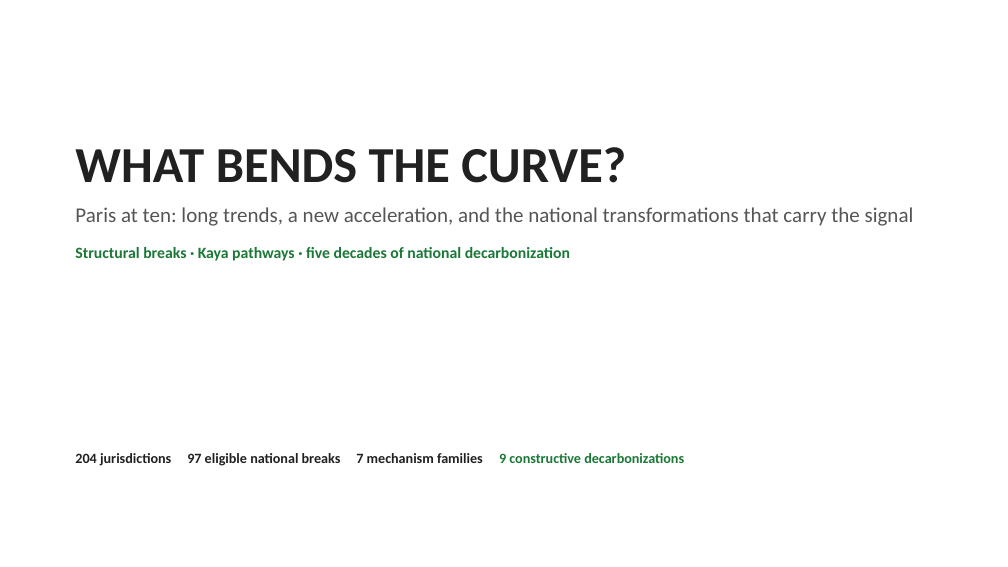
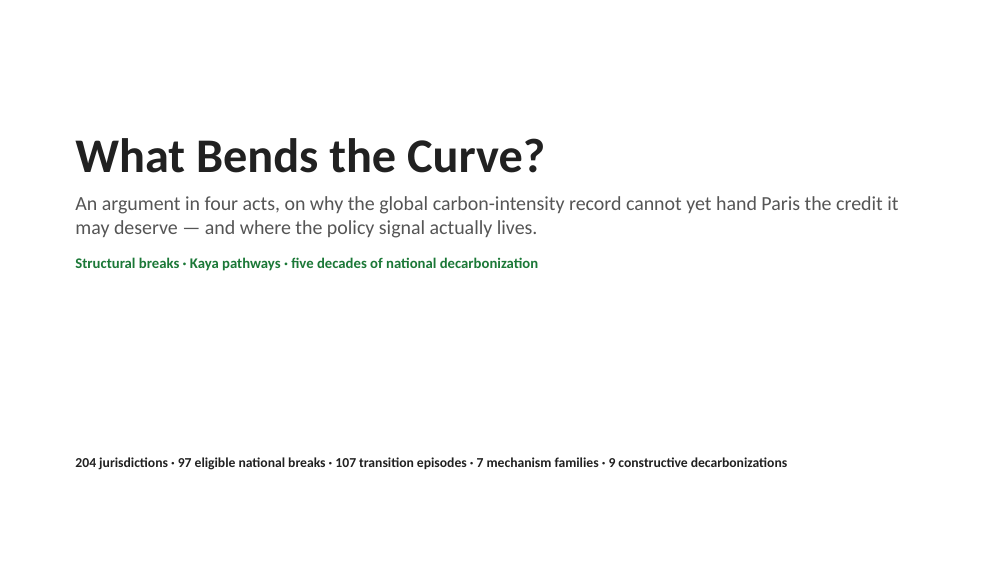
Before and after one commit to cwejnert/HDI-Happiness, a slide deck: slide 1 of carbon_breakpoints_takeaway_figures/what_bends_the_curve_final.pptx. Drawn at 1008x567 pixels with LibreOffice and Linux fonts; fonts in the diff are those of the drawing. Boxes give left, top, right and bottom in pixels: in the first picture for what was removed or moved away, otherwise in the second. Text is boxed around its words. In the diff, an @@ line names an element or a change of style, - is before the commit and + after.

```diff
--- a/carbon_breakpoints_takeaway_figures/what_bends_the_curve_final.pptx
+++ b/carbon_breakpoints_takeaway_figures/what_bends_the_curve_final.pptx
@@ text "What Bends the Curve?": place and size @@
-text "What Bends the Curve?" at [75,147,914,261]
+text "What Bends the Curve?" at [75,138,898,271]
@@ text at [75,138,898,238]: text changed; size 20 to 19 pt @@
-WHAT BENDS THE CURVE?
-Paris at ten: long trends, a new acceleration, and the national transformations that carry the signal
+What Bends the Curve?
+An argument in four acts, on why the global carbon-intensity record cannot yet hand Paris the credit it may deserve — and where the policy signal actually lives.
@@ text at [75,257,538,271]: size 15 to 14 pt in "Structural breaks · Kaya pathways · five ..." @@
@@ text at [75,457,787,470]: text changed; size 13.5 to 13 pt @@
-204 jurisdictions 97 eligible national breaks 7 mechanism families 9 constructive decarbonizations
+204 jurisdictions · 97 eligible national breaks · 107 transition episodes · 7 mechanism families · 9 constructive decarbonizations
```
Also in this commit, not shown: 13 other slides changed, 13 slides added, 8 slides removed, 2 other files.
